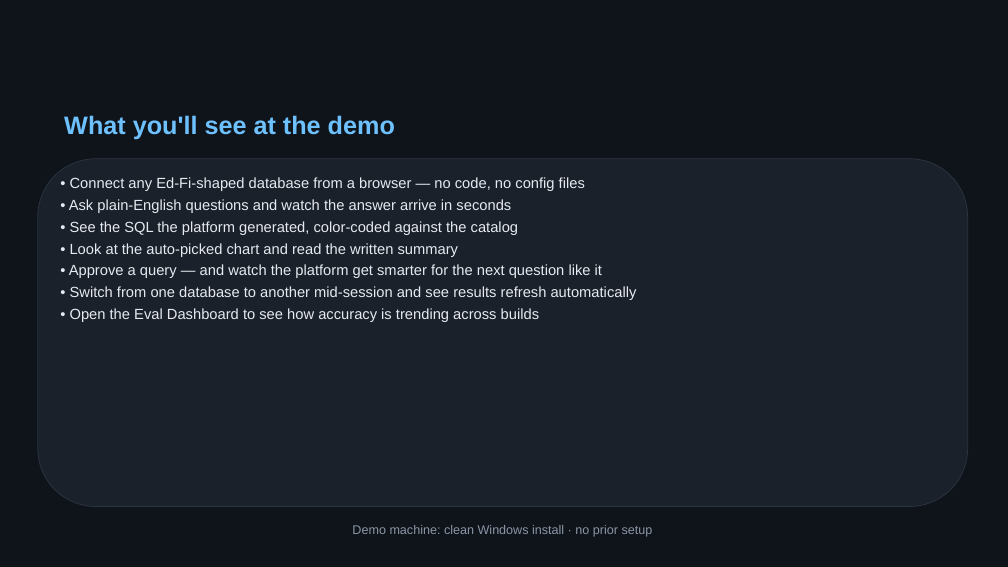
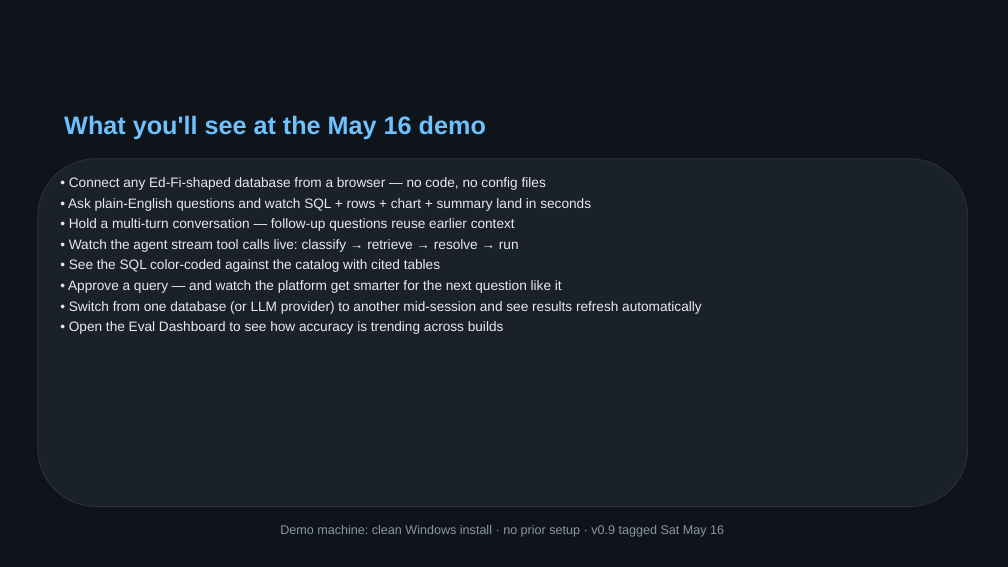
Before and after one commit to bharatmohanthakur/heavy_text2sql, a slide deck: slide 22 of docs/architecture_deck.pptx (slide 18 before the commit). Drawn at 1008x567 pixels with LibreOffice and Linux fonts; fonts in the diff are those of the drawing. Boxes give left, top, right and bottom in pixels: in the first picture for what was removed or moved away, otherwise in the second. Text is boxed around its words. In the diff, an @@ line names an element or a change of style, - is before the commit and + after.

```diff
--- a/docs/architecture_deck.pptx
+++ b/docs/architecture_deck.pptx
@@ text at [64, 115, 486, 140]: text changed @@
-What you'll see at the demo
+What you'll see at the May 16 demo
@@ text at [68, 177, 562, 334]: size 14 to 13 pt in "• Connect any Ed-Fi-shaped database from a ...", "• Approve a query — and watch ...", "• Open the Eval Dashboard to see ..." @@
@@ text at [68, 198, 591, 272]: text changed; size 14 to 13 pt @@
-• Ask plain-English questions and watch the answer arrive in seconds
-• See the SQL the platform generated, color-coded against the catalog
-• Look at the auto-picked chart and read the written summary
+• Ask plain-English questions and watch SQL + rows + chart + summary land in seconds
+• Hold a multi-turn conversation — follow-up questions reuse earlier context
+• Watch the agent stream tool calls live: classify → retrieve → resolve → run
+• See the SQL color-coded against the catalog with cited tables
@@ text at [69, 301, 701, 314]: text changed; size 14 to 13 pt @@
-• Switch from one database to another mid-session and see results refresh automatically
+• Switch from one database (or LLM provider) to another mid-session and see results refresh automatically
@@ text at [280, 525, 724, 537]: text changed @@
-Demo machine: clean Windows install · no prior setup
+Demo machine: clean Windows install · no prior setup · v0.9 tagged Sat May 16
```
Also in this commit, not shown: 3 other slides changed, 18 slides added, 14 slides removed, 1 other file.
